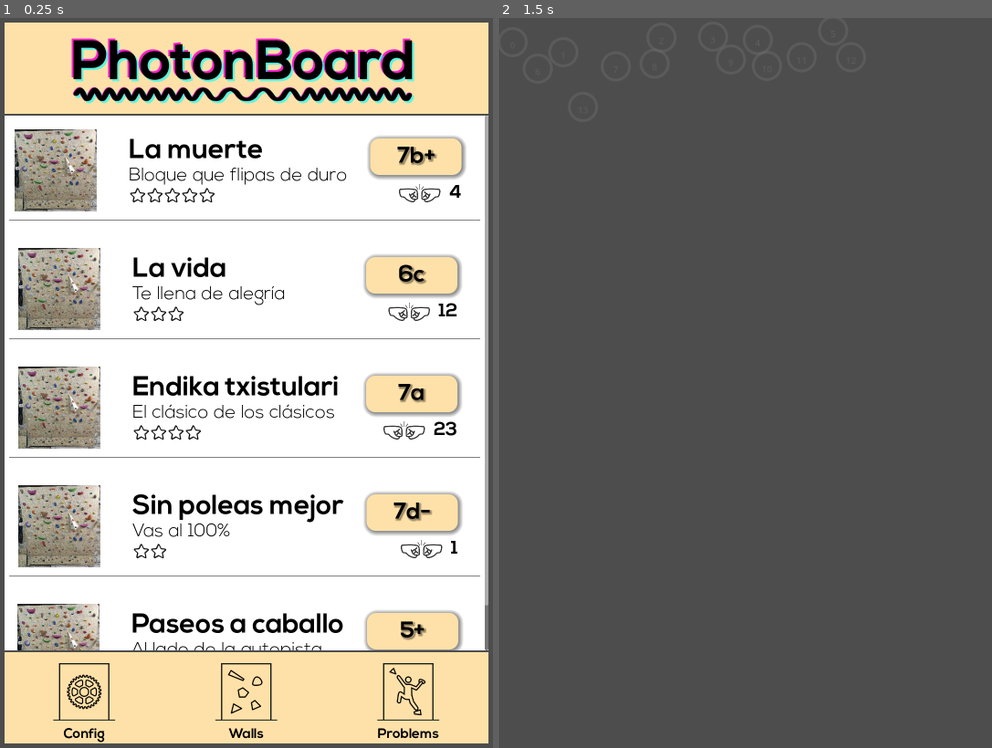
Above: before the commit, frames 1-2 (left to right).
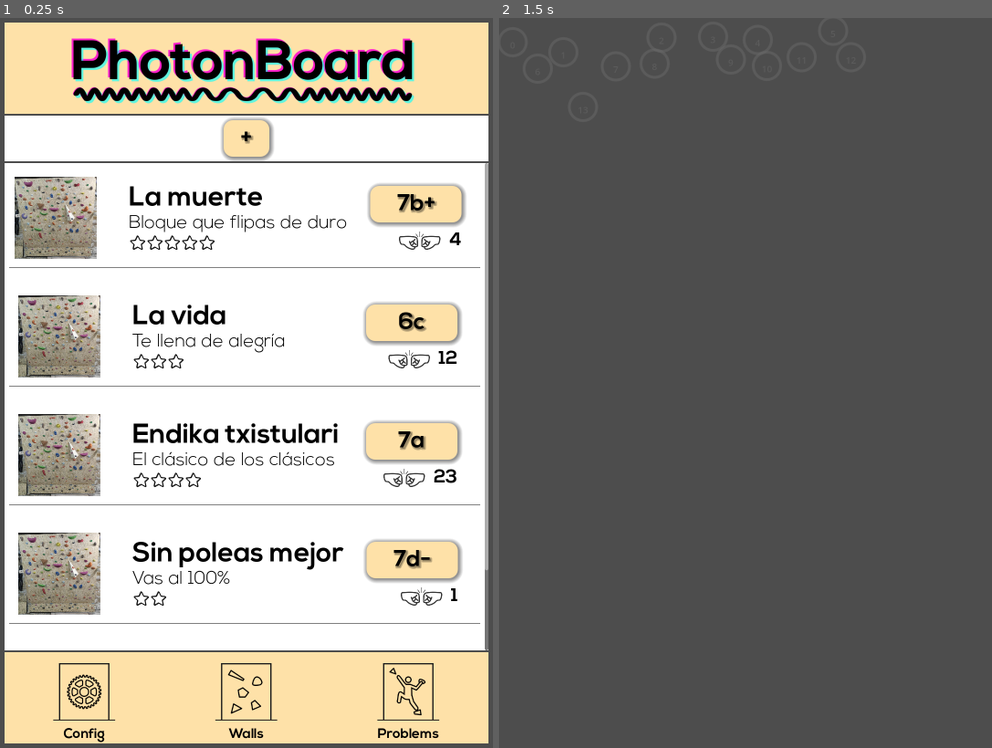
Above: after the commit, the same moments.

Repository: ladecadence/PhotonboardApp
Game: Godot game, scene res://main.tscn
Same seed, same stepped clock (60 frames per second), same inputs: the game is played once before the commit and once after it.
Inputs (mouse positions are in pixels of both pictures, inside the frame that each line leads up to):
- Up to frame 1 (0.25 s): no input
- Up to frame 2 (1.5 s): click "Walls" at 0.5 s; tap Enter at 1.25 s; move the mouse to (853, 346) at 1.27 s; click (853, 346) at 1.42 s

The runs differ from the first frame. In frame 1, 29% of the frame differs, in the area x 0-100%, y 13-87%; in frame 2, nothing differs.
Error in both runs: Cannot call method 'get_size' on a null value. (res://scripts/wall_widget.gd:21)

Commit message:
Added _add_ button to problem list

Diff:
--- a/screens/problem_list.tscn
+++ b/screens/problem_list.tscn
@@ -9,6 +9,27 @@
 
 [sub_resource type="StyleBoxFlat" id="StyleBoxFlat_4hmjt"]
 bg_color = Color(0.994083, 0.881678, 0.657324, 1)
+
+[sub_resource type="StyleBoxFlat" id="StyleBoxFlat_ct7u0"]
+bg_color = Color(1, 1, 1, 1)
+
+[sub_resource type="StyleBoxFlat" id="StyleBoxFlat_t1cu2"]
+bg_color = Color(0.994083, 0.881678, 0.657324, 1)
+corner_radius_top_left = 20
+corner_radius_top_right = 20
+corner_radius_bottom_right = 20
+corner_radius_bottom_left = 20
+shadow_color = Color(0.295867, 0.295866, 0.295866, 0.6)
+shadow_size = 10
+shadow_offset = Vector2(2, 2)
+
+[sub_resource type="LabelSettings" id="LabelSettings_r4575"]
+font = ExtResource("3_r4575")
+font_size = 50
+font_color = Color(0, 0, 0, 1)
+shadow_size = 10
+shadow_color = Color(0, 0, 0, 0.243137)
+shadow_offset = Vector2(3, 3)
 
 [sub_resource type="StyleBoxFlat" id="StyleBoxFlat_mhdkq"]
 bg_color = Color(0.994083, 0.881678, 0.657324, 1)
@@ -51,6 +72,59 @@
 grow_vertical = 2
 scale = Vector2(0.75, 0.75)
 texture = ExtResource("1_ct7u0")
+
+[node name="CenterContainer" type="MarginContainer" parent="VBoxContainer"]
+custom_minimum_size = Vector2(0, 100)
+layout_mode = 2
+
+[node name="Panel" type="Panel" parent="VBoxContainer/CenterContainer"]
+custom_minimum_size = Vector2(0, 100)
+layout_mode = 2
+theme_override_styles/panel = SubResource("StyleBoxFlat_ct7u0")
+
+[node name="MarginContainer" type="MarginContainer" parent="VBoxContainer/CenterContainer/Panel"]
+layout_mode = 1
+anchors_preset = 8
+anchor_left = 0.5
+anchor_top = 0.5
+anchor_right = 0.5
+anchor_bottom = 0.5
+offset_left = -100.0
+offset_top = -40.0
+offset_right = 100.0
+offset_bottom = 40.0
+grow_horizontal = 2
+grow_vertical = 2
+size_flags_horizontal = 8
+
+[node name="CenterContainer" type="CenterContainer" parent="VBoxContainer/CenterContainer/Panel/MarginContainer"]
+layout_mode = 2
+
+[node name="PanelAdd" type="Panel" parent="VBoxContainer/CenterContainer/Panel/MarginContainer/CenterContainer"]
+custom_minimum_size = Vector2(100, 80)
+layout_mode = 2
+theme_override_styles/panel = SubResource("StyleBoxFlat_t1cu2")
+
+[node name="Add" type="Label" parent="VBoxContainer/CenterContainer/Panel/MarginContainer/CenterContainer/PanelAdd"]
+layout_mode = 1
+anchors_preset = 8
+anchor_left = 0.5
+anchor_top = 0.5
+anchor_right = 0.5
+anchor_bottom = 0.5
+offset_left = -41.0
+offset_top = -25.5
+offset_right = 41.0
+offset_bottom = 25.5
+grow_horizontal = 2
+grow_vertical = 2
+theme_override_colors/font_color = Color(0, 0, 0, 1)
+theme_override_fonts/font = ExtResource("3_r4575")
+theme_override_font_sizes/font_size = 40
+text = "+"
+label_settings = SubResource("LabelSettings_r4575")
+horizontal_alignment = 1
+vertical_alignment = 1
 
 [node name="ContentProblems" parent="VBoxContainer" instance=ExtResource("2_t1cu2")]
 layout_mode = 2
--- a/scripts/wall_widget.gd
+++ b/scripts/wall_widget.gd
@@ -64,6 +64,7 @@
 					queue_redraw()
 			# TEST, TODO: remove
 			if event.button_index == MOUSE_BUTTON_MIDDLE:
+				print(wall.toJson())
 				origin = Vector2.ZERO
 				queue_redraw()
 	# touch
Not shown: 1 places in screens/problem_list.tscn that only renumber resources
